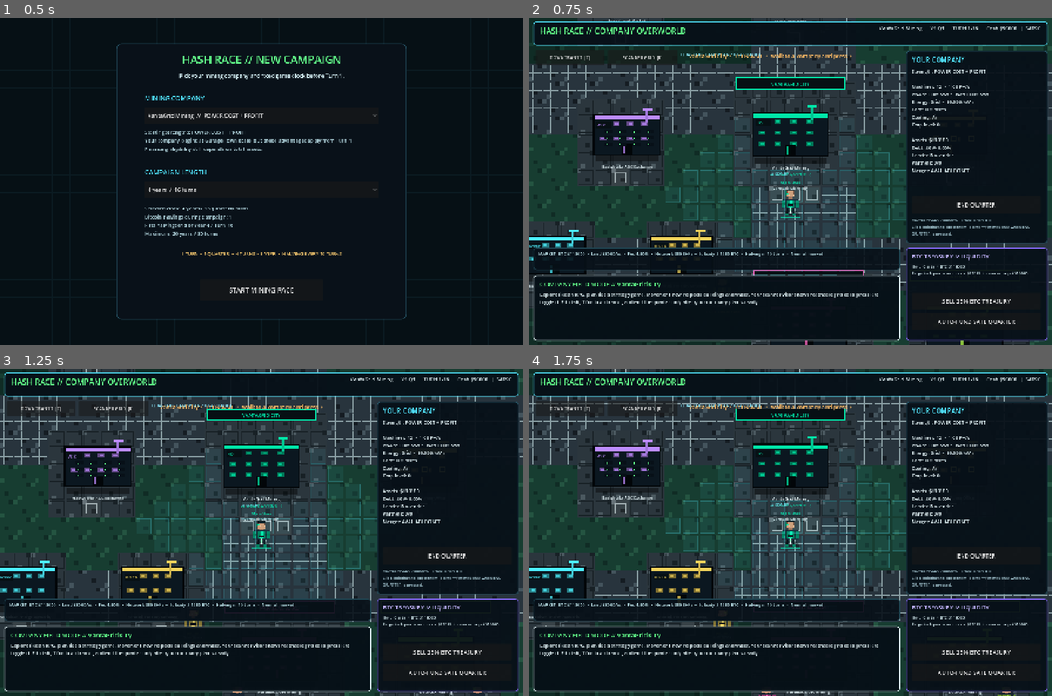
Above: before the commit, frames 1-4 (two rows, left to right).
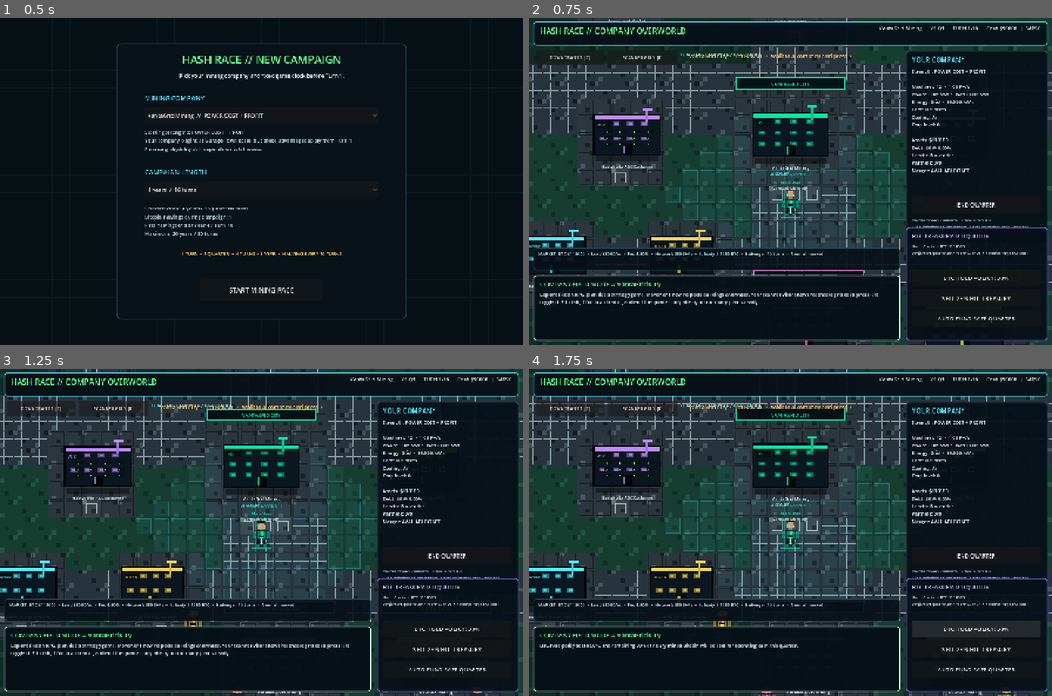
Above: after the commit, the same moments.

Repository: 1freetech/HashRace
Game: Godot game, scene res://scenes/campaign_setup.tscn
Same seed, same stepped clock (60 frames per second), same inputs: the game is played once before the commit and once after it.
Inputs (mouse positions are in pixels of both pictures, inside the frame that each line leads up to):
- Up to frame 1 (0.5 s): no input
- Up to frame 2 (0.75 s): click "START MINING RACE" at 0.5 s
- Up to frame 3 (1.25 s): no input
- Up to frame 4 (1.75 s): click (978, 627) at 1.25 s, where only the run after the commit has a clickable "BTC HOLD POLICY: 30%"

Frame 1 is identical in both runs. In frame 2, 1.5% of the frame differs, in the area x 72-100%, y 64-94%; in frame 3, 1.4%; in frame 4, 3.2%, in the area x 2-100%, y 64-94%.

Commit message:
Add a live BTC hold-policy control to Hash Race v0.017 so players can choose how much newly mined Bitcoin stays in treasury before ending a quarter. The shipped Godot RPG world now cycles through 0%, 25%, 50%, 75%, and 100% hold targets, immediately updates the projected quarter cash result, and cancels stale quarter confirmations when the strategy changes, making the core liquidity-versus-accumulation decision visible and playable instead of hidden in the simulation.

Diff:
--- a/Godot/scripts/live_treasury_controls.gd
+++ b/Godot/scripts/live_treasury_controls.gd
@@ -6,10 +6,12 @@
 
 const SATS_PER_BTC: float = 100000000.0
 const OPERATING_RESERVE: float = 10000.0
+const HOLD_POLICIES: Array[float] = [0.0, 0.25, 0.50, 0.75, 1.0]
 
 var world: Node
 var sell_button: Button
 var auto_fund_button: Button
+var hold_policy_button: Button
 var status_label: Label
 
 func _ready() -> void:
@@ -25,8 +27,8 @@
     world.add_child(layer)
 
     var panel := Panel.new()
-    panel.position = Vector2(1038.0, 632.0)
-    panel.size = Vector2(390.0, 256.0)
+    panel.position = Vector2(1038.0, 576.0)
+    panel.size = Vector2(390.0, 312.0)
     var style := StyleBoxFlat.new()
     style.bg_color = Color("071018f2")
     style.border_width_left = 2
@@ -57,8 +59,15 @@
     status_label.add_theme_color_override("font_color", Color("d7eef3"))
     panel.add_child(status_label)
 
+    hold_policy_button = Button.new()
+    hold_policy_button.position = Vector2(16.0, 116.0)
+    hold_policy_button.size = Vector2(355.0, 46.0)
+    hold_policy_button.tooltip_text = "Choose how much newly mined Bitcoin stays in treasury each quarter. The rest is sold for operating cash."
+    hold_policy_button.pressed.connect(cycle_hold_policy)
+    panel.add_child(hold_policy_button)
+
     sell_button = Button.new()
-    sell_button.position = Vector2(16.0, 124.0)
+    sell_button.position = Vector2(16.0, 172.0)
     sell_button.size = Vector2(355.0, 46.0)
     sell_button.text = "SELL 25% BTC TREASURY"
     sell_button.tooltip_text = "Sell one quarter of held sats at the current simulated Bitcoin price."
@@ -66,7 +75,7 @@
     panel.add_child(sell_button)
 
     auto_fund_button = Button.new()
-    auto_fund_button.position = Vector2(16.0, 180.0)
+    auto_fund_button.position = Vector2(16.0, 228.0)
     auto_fund_button.size = Vector2(355.0, 46.0)
     auto_fund_button.text = "AUTO-FUND SAFE QUARTER"
     auto_fund_button.tooltip_text = "Sell only enough held Bitcoin to target $10,000 cash after the projected quarter."
@@ -83,6 +92,24 @@
 func _projected_end_cash() -> float:
     var player := _player()
     return float(player.get("cash", 0.0)) + float(world.call("_project_live_quarter_profit"))
+
+func cycle_hold_policy() -> void:
+    var player := _player()
+    var current := float(player.get("treasury_hold", 0.30))
+    var closest_index: int = 0
+    var closest_distance: float = INF
+    for i in range(HOLD_POLICIES.size()):
+        var distance: float = absf(HOLD_POLICIES[i] - current)
+        if distance < closest_distance:
+            closest_distance = distance
+            closest_index = i
+    var next_index: int = (closest_index + 1) % HOLD_POLICIES.size()
+    player["treasury_hold"] = HOLD_POLICIES[next_index]
+    _reset_quarter_preview()
+    if world.has_method("_refresh_ui"):
+        world.call("_refresh_ui")
+    _refresh_status()
+    _feedback("BTC hold policy set to %d%%. The remaining %d%% of newly mined Bitcoin will be sold for operating cash this quarter." % [int(HOLD_POLICIES[next_index] * 100.0), int((1.0 - HOLD_POLICIES[next_index]) * 100.0)])
 
 func _sell_sats(sats_to_sell: float) -> float:
     var player := _player()
@@ -146,7 +173,9 @@
         return
     var player := _player()
     var held_sats := float(player.get("sats", 0.0))
+    var hold_percent: int = int(float(player.get("treasury_hold", 0.30)) * 100.0)
+    hold_policy_button.text = "BTC HOLD POLICY: %d%%" % hold_percent
     status_label.text = "Held: %d sats  •  BTC $%d\nProjected quarter-end cash: $%d  •  reserve target $%d" % [int(held_sats), int(_btc_price()), int(_projected_end_cash()), int(OPERATING_RESERVE)]
 
 func debug_live_treasury_ready() -> bool:
-    return is_instance_valid(sell_button) and is_instance_valid(auto_fund_button)
+    return is_instance_valid(hold_policy_button) and is_instance_valid(sell_button) and is_instance_valid(auto_fund_button)
Not shown, changed: DOWNLOADS.md
Not shown, changed: VERSION
